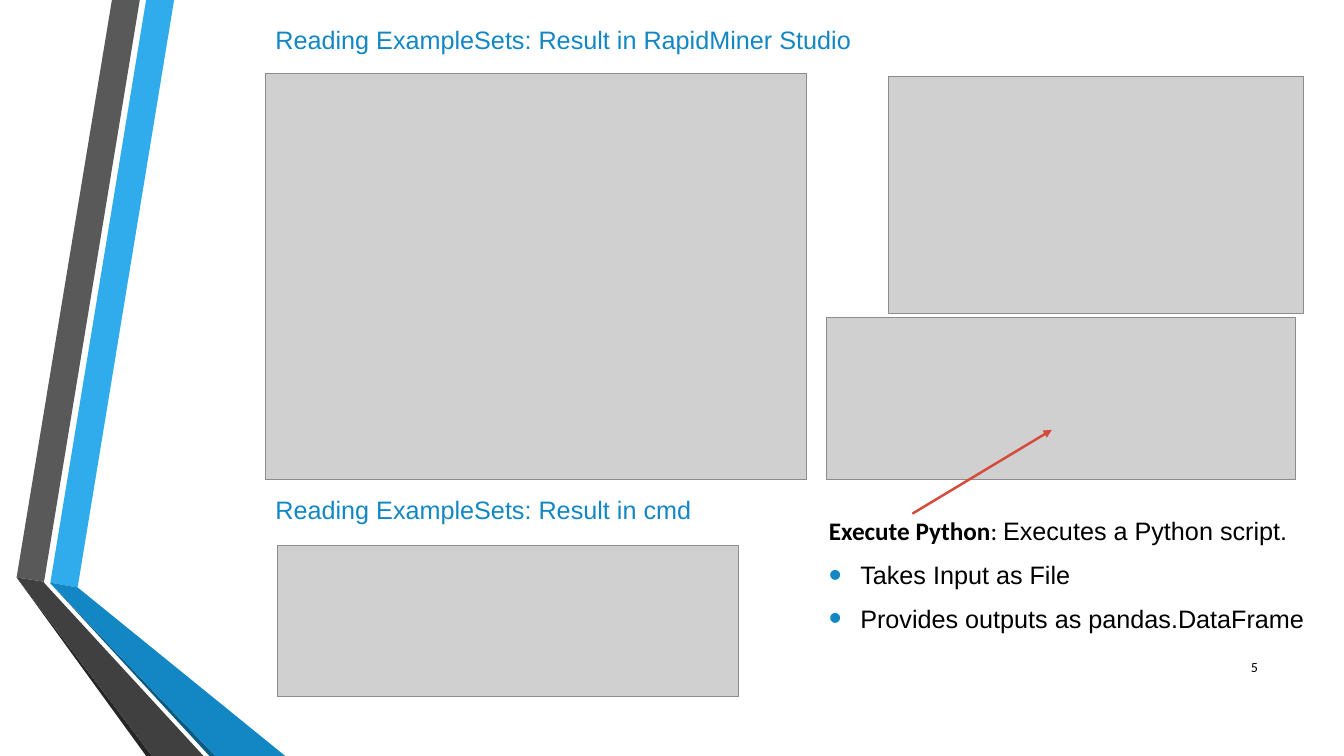
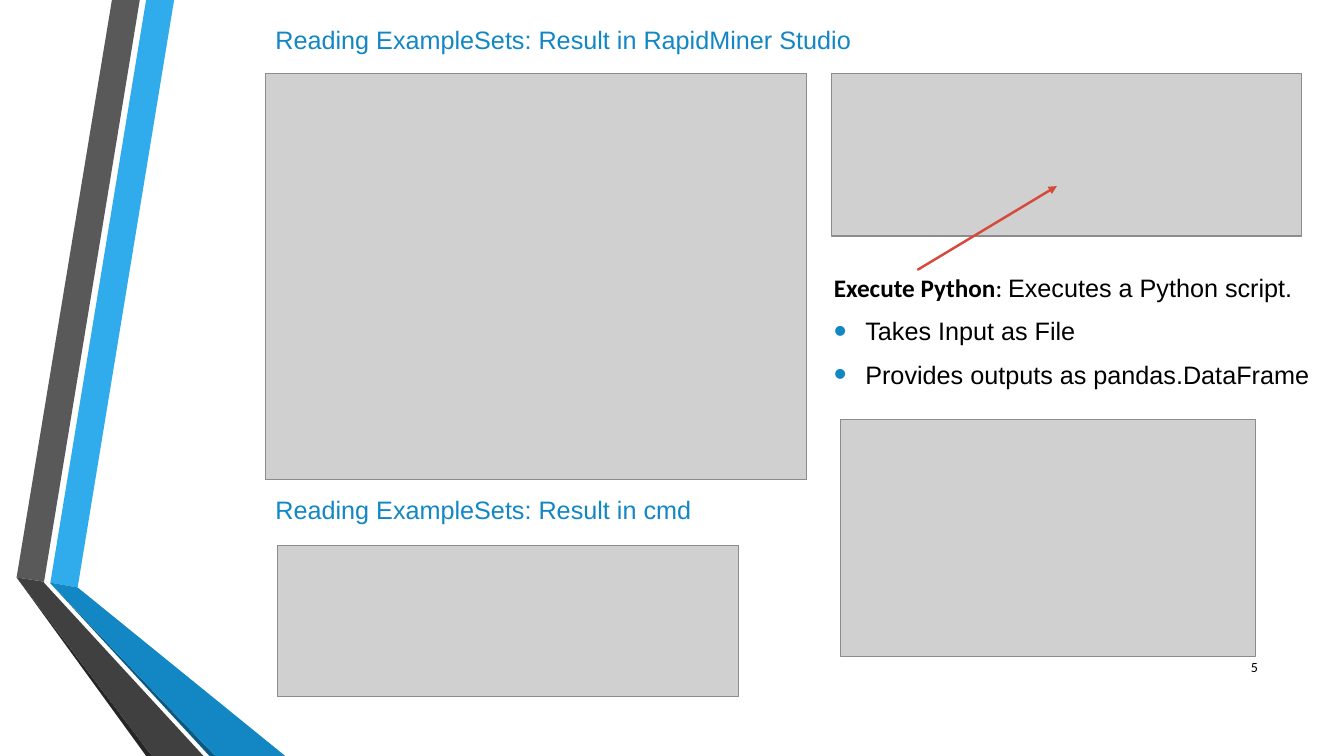
Before and after one commit to Huzefa-Mustafa/rapidminer-python, a slide deck: slide 5 of docs/Presentation_RapidMiner_Python.pptx. Drawn at 1344x756 pixels with LibreOffice and Linux fonts; fonts in the diff are those of the drawing; grey boxes stand for pictures; background and template pictures are left out. Boxes give left, top, right and bottom in pixels: in the first picture for what was removed or moved away, otherwise in the second. Text is boxed around its words. In the diff, an @@ line names an element or a change of style, - is before the commit and + after.

```diff
--- a/docs/Presentation_RapidMiner_Python.pptx
+++ b/docs/Presentation_RapidMiner_Python.pptx
@@ 1 picture, 1 text, 1 arrow: place and size @@
-1 picture, 1 text, 1 arrow at <box>827,318,1304,633</box>
+1 picture, 1 text, 1 arrow at <box>832,74,1309,390</box>
@@ picture: place and size @@
-picture at <box>888,76,1303,314</box>
+picture at <box>841,419,1255,657</box>
```
Also in this commit, not shown: 3 other slides changed.
